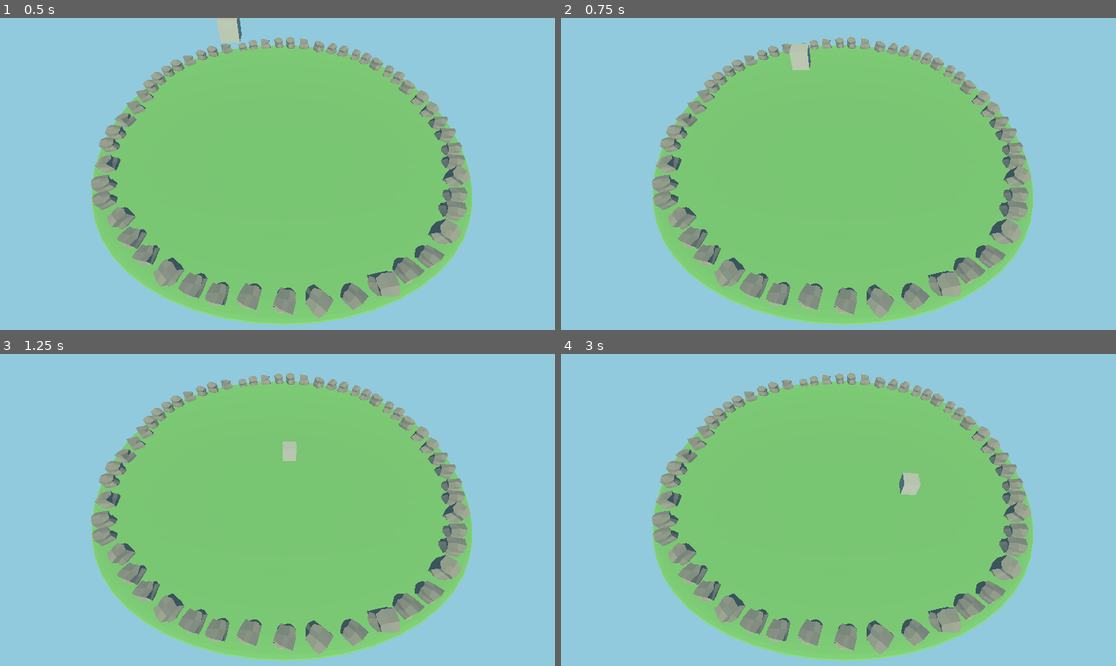
Above: before the commit, frames 1-4 (two rows, left to right).
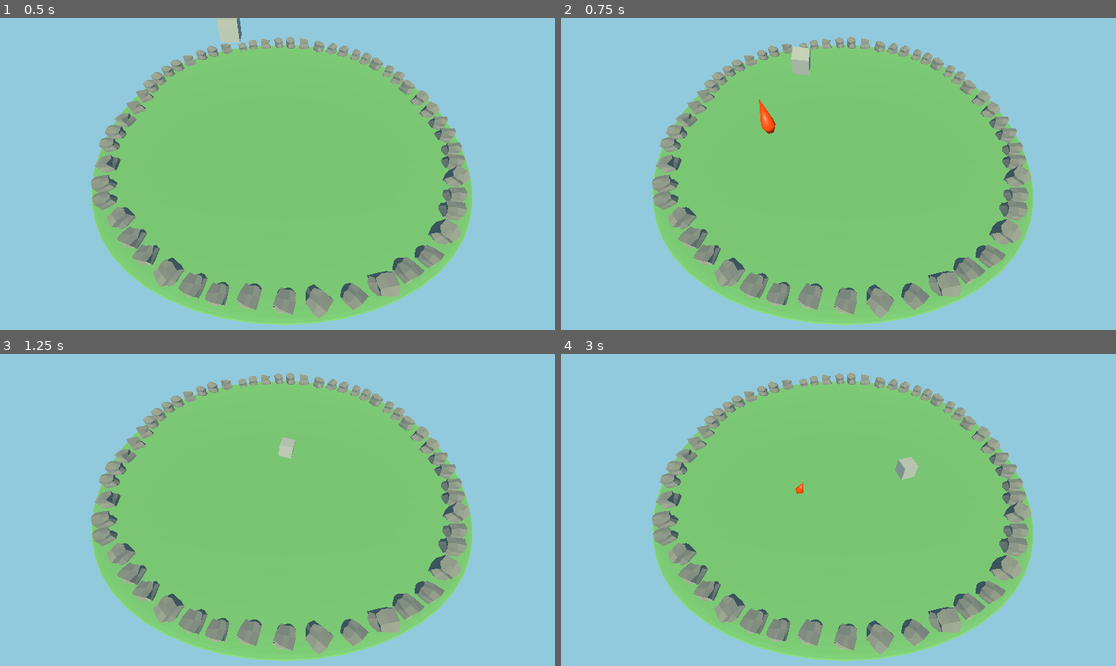
Above: after the commit, the same moments.

Repository: GuilhermeSilvestre/godot-test
Game: Godot game, scene res://scenes/terreno-pleno.tscn
The game is run twice, just before and just after one commit, with the same random seed, the same clock (stepped at 60 frames per second) and the same inputs.
Inputs:
- Up to frame 1 (0.5 s): no input
- Up to frame 2 (0.75 s): hold Right (ui_right) from 0.53 s (still down); tap Space (shoot) at 0.6 s
- Up to frame 3 (1.25 s): keep holding Right (ui_right)
- Up to frame 4 (3 s): release Right (ui_right) at 1.28 s; hold Down (ui_down) 1.28-2.03 s; tap Space (shoot) at 1.35, 2.1, 2.85 s; hold Right (ui_right) 2.03-2.78 s; hold Up (ui_up) from 2.78 s (still down)

Frame 1 is identical in both runs. In frame 2, 0.3% of the frame differs, in the area x 35-46%, y 8-38%; in frame 3, 0.1%; in frame 4, 0.4%, in the area x 42-65%, y 32-46%.

Commit message:
Adicionando tiro

Diff:
--- a/scenes/bullet.tscn
+++ b/scenes/bullet.tscn
@@ -1,4 +1,15 @@
-[gd_scene format=3 uid="uid://bs5enaojdkv6u"]
+[gd_scene load_steps=3 format=3 uid="uid://bs5enaojdkv6u"]
+
+[ext_resource type="PackedScene" uid="uid://bnb32y6niple" path="res://assets/bullet.glb" id="1_xubds"]
+
+[sub_resource type="CylinderShape3D" id="CylinderShape3D_jkdrw"]
+height = 1.27182
 
 [node name="bullet" type="RigidBody3D"]
 transform = Transform3D(1, 0, 0, 0, 1, 0, 0, 0, 1, 0, 1.77666, 0)
+
+[node name="CollisionShape3D" type="CollisionShape3D" parent="."]
+transform = Transform3D(1, 0, 0, 0, 1, 0, 0, 0, 1, 0, 0.39734, 0)
+shape = SubResource("CylinderShape3D_jkdrw")
+
+[node name="bullet2" parent="." instance=ExtResource("1_xubds")]
--- a/scenes/terreno-pleno.tscn
+++ b/scenes/terreno-pleno.tscn
@@ -1,9 +1,10 @@
-[gd_scene load_steps=14 format=3 uid="uid://cv64o1mu87eqm"]
+[gd_scene load_steps=15 format=3 uid="uid://cv64o1mu87eqm"]
 
 [ext_resource type="PackedScene" uid="uid://cvij5s2ro4xp2" path="res://assets/terreno-pleno.glb" id="1_cec4j"]
 [ext_resource type="PackedScene" uid="uid://3la0sot06u02" path="res://assets/rock1.glb" id="2_bx6fl"]
 [ext_resource type="PackedScene" uid="uid://dveygqt6n6m1k" path="res://assets/rock2.glb" id="3_8ct4f"]
 [ext_resource type="PackedScene" uid="uid://c6lc1sugex6tp" path="res://assets/rock3.glb" id="4_6nu8j"]
+[ext_resource type="PackedScene" uid="uid://bs5enaojdkv6u" path="res://scenes/bullet.tscn" id="6_tbcol"]
 [ext_resource type="Script" path="res://scripts/player.gd" id="7_8gtgd"]
 
 [sub_resource type="Sky" id="Sky_q6hrt"]
@@ -486,6 +487,7 @@
 [node name="Player" type="RigidBody3D" parent="."]
 transform = Transform3D(1, 0, 0, 0, 1, 0, 0, 0, 1, -3.19398, 7.75245, 0)
 script = ExtResource("7_8gtgd")
+bullet_scene = ExtResource("6_tbcol")
 
 [node name="CollisionShape3D" type="CollisionShape3D" parent="Player"]
 transform = Transform3D(1, 0, 0, 0, 1, 0, 0, 0, 1, 0.00101662, -0.00298071, -0.00106427)
--- /dev/null
+++ b/scripts/bullet.gd
@@ -0,0 +1,11 @@
+extends RigidBody3D
+
+
+# Called when the node enters the scene tree for the first time.
+func _ready() -> void:
+	pass # Replace with function body.
+
+
+# Called every frame. 'delta' is the elapsed time since the previous frame.
+func _process(delta: float) -> void:
+	pass
--- a/scripts/player.gd
+++ b/scripts/player.gd
@@ -2,7 +2,7 @@
 
 @export var force_strength = 16.0
 @export var bullet_scene : PackedScene  # Referência para a cena do projétil
-@export var bullet_speed = 20.0  # Velocidade do projétil
+@export var bullet_speed = 60.0  # Velocidade do projétil
 
 func _ready():
 	# Verifica se bullet_scene está corretamente atribuído
